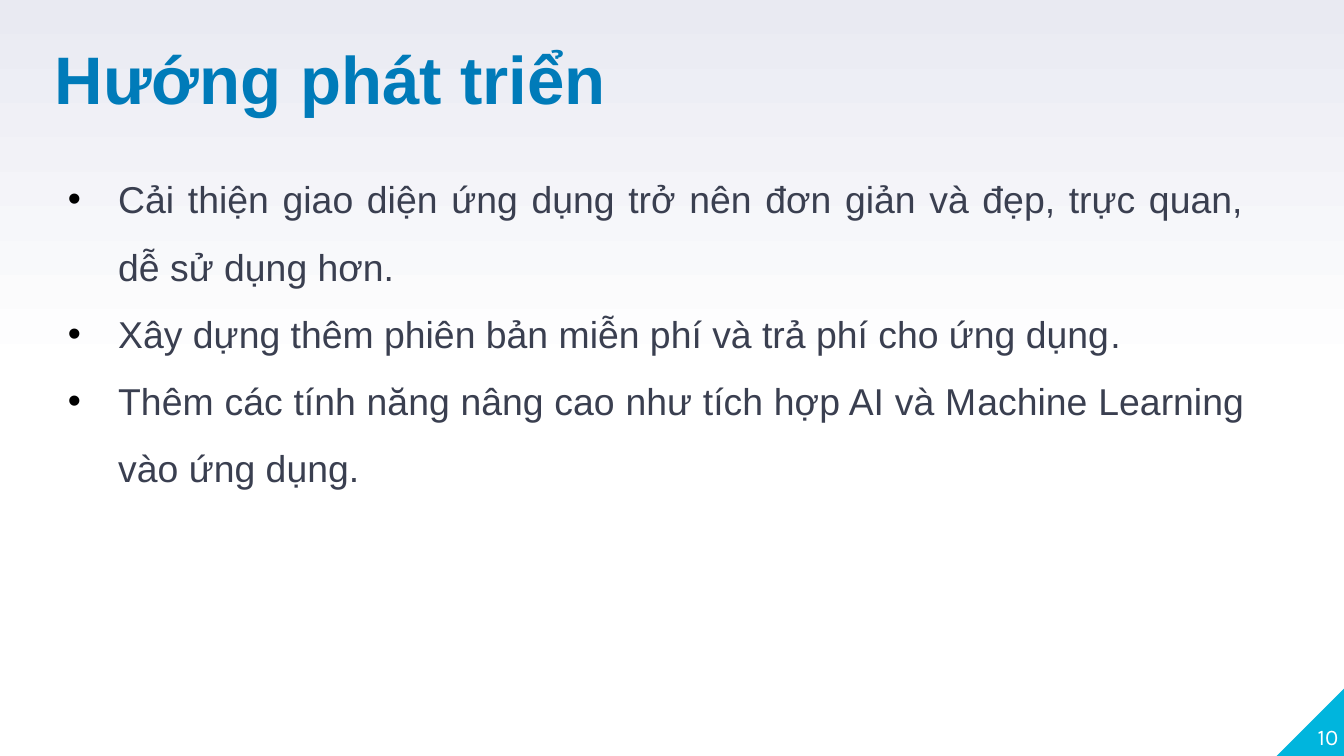
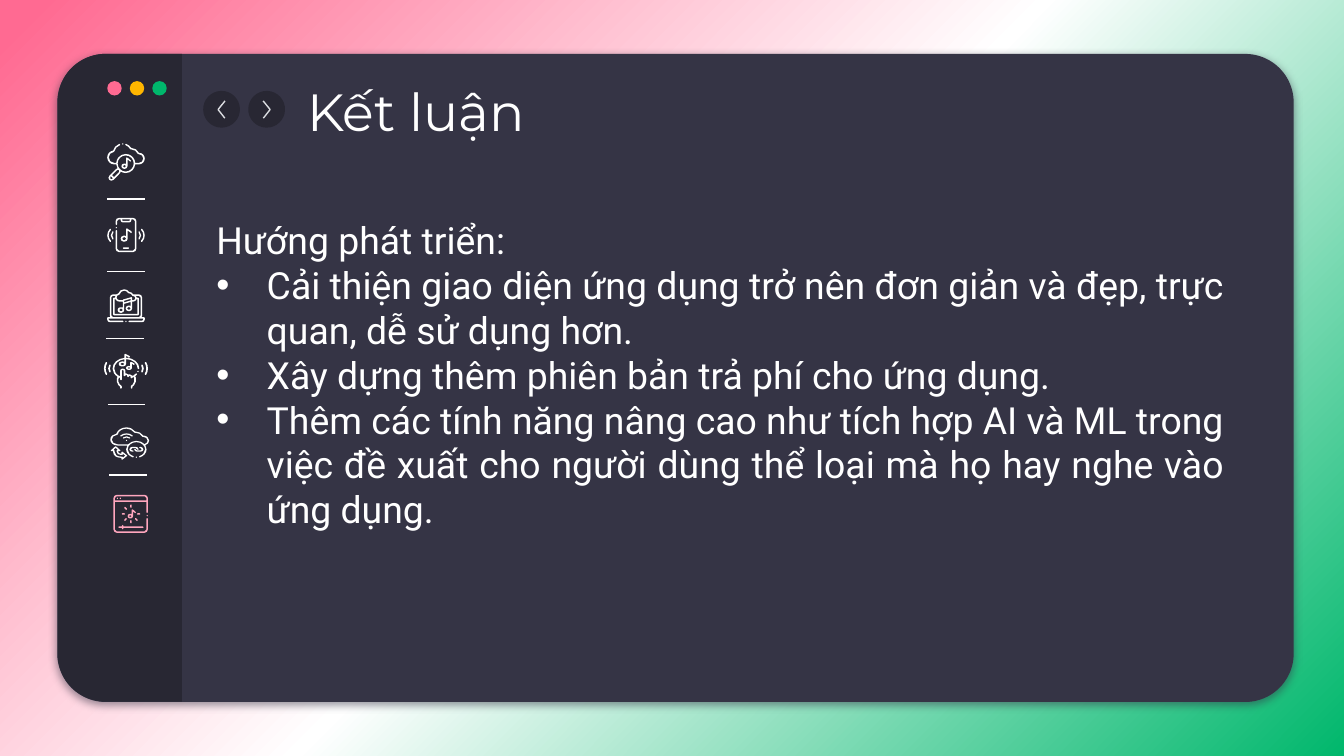
Before and after one commit to namcao502/MUSIC, a slide deck: slide 11 of Document/presentation.pptx (slide 10 before the commit). Drawn at 1344x756 pixels with LibreOffice and Linux fonts; fonts in the diff are those of the drawing. Boxes give left, top, right and bottom in pixels: in the first picture for what was removed or moved away, otherwise in the second. Text is boxed around its words. In the diff, an @@ line names an element or a change of style, - is before the commit and + after.

```diff
--- a/Document/presentation.pptx
+++ b/Document/presentation.pptx
@@ background gradient #FFFFFF to #E9EAF2 to gradient #FF6A92 to #FFFFFF to #00B76C @@
@@ title removed at (x1=55, y1=51, x2=605, y2=117) @@
-Hướng phát triển
@@ round same rect added at (x1=57, y1=54, x2=182, y2=702), fill #282733 @@
@@ rounded rectangle added at (x1=58, y1=54, x2=1294, y2=702), fill #353445 @@
@@ title added at (x1=307, y1=89, x2=524, y2=141), 28 pt, text #FFFFFF @@
+Kết luận
@@ text "Hướng phát triển:" moved from (x1=118, y1=185, x2=1243, y2=490) to (x1=216, y1=222, x2=1224, y2=531) @@
@@ text at (x1=216, y1=222, x2=505, y2=262): paragraph added @@
+Hướng phát triển:
@@ text at (x1=267, y1=268, x2=1224, y2=352): font Arial to Roboto, text colour #3A3F50 to #FFFFFF in "Cải thiện giao diện ứng dụng trở ..."; line spacing 1.5 to 1; bullet colour #000000 to #FFFFFF @@
@@ group added at (x1=106, y1=81, x2=285, y2=323): 17 freeform shapes, 3 ellipses, 2 lines @@
@@ line added from (106, 339) to (144, 339), #FFFFFF 0.75 pt @@
@@ text at (x1=267, y1=358, x2=1223, y2=531): text changed; font Arial to Roboto; text colour #3A3F50 to #FFFFFF @@
-• Xây dựng thêm phiên bản miễn phí và trả phí cho ứng dụng.
-• Thêm các tính năng nâng cao như tích hợp AI và Machine Learning vào ứng dụng.
+• Xây dựng thêm phiên bản trả phí cho ứng dụng.
+• Thêm các tính năng nâng cao như tích hợp AI và ML trong việc đề xuất cho người dùng thể loại mà họ hay nghe vào ứng dụng.
@@ group added at (x1=103, y1=353, x2=149, y2=388): 7 freeform shapes @@
@@ line added from (108, 405) to (145, 405), #FFFFFF 0.75 pt @@
@@ line added from (109, 476) to (146, 476), #FFFFFF 0.75 pt @@
@@ group added at (x1=110, y1=427, x2=149, y2=460): 8 freeform shapes @@
@@ group added at (x1=113, y1=495, x2=148, y2=532): 13 freeform shapes @@
@@ right triangle removed at (x1=1277, y1=687, x2=1344, y2=755) @@
@@ page number removed at (x1=1318, y1=730, x2=1339, y2=746) @@
-10
```
Also in this commit, not shown: 5 other slides changed, 7 slides added, 5 slides removed, 2 other files.
